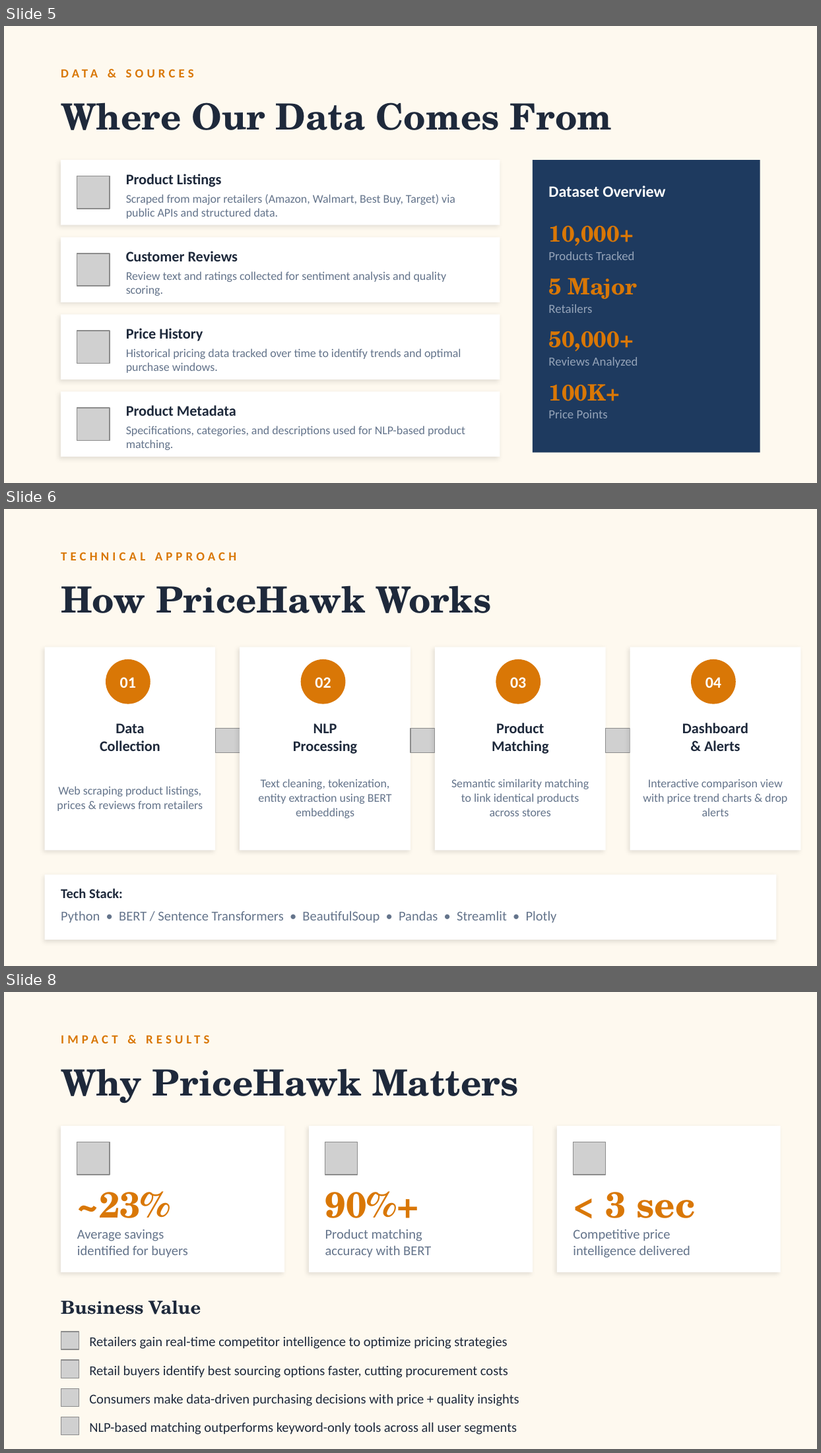
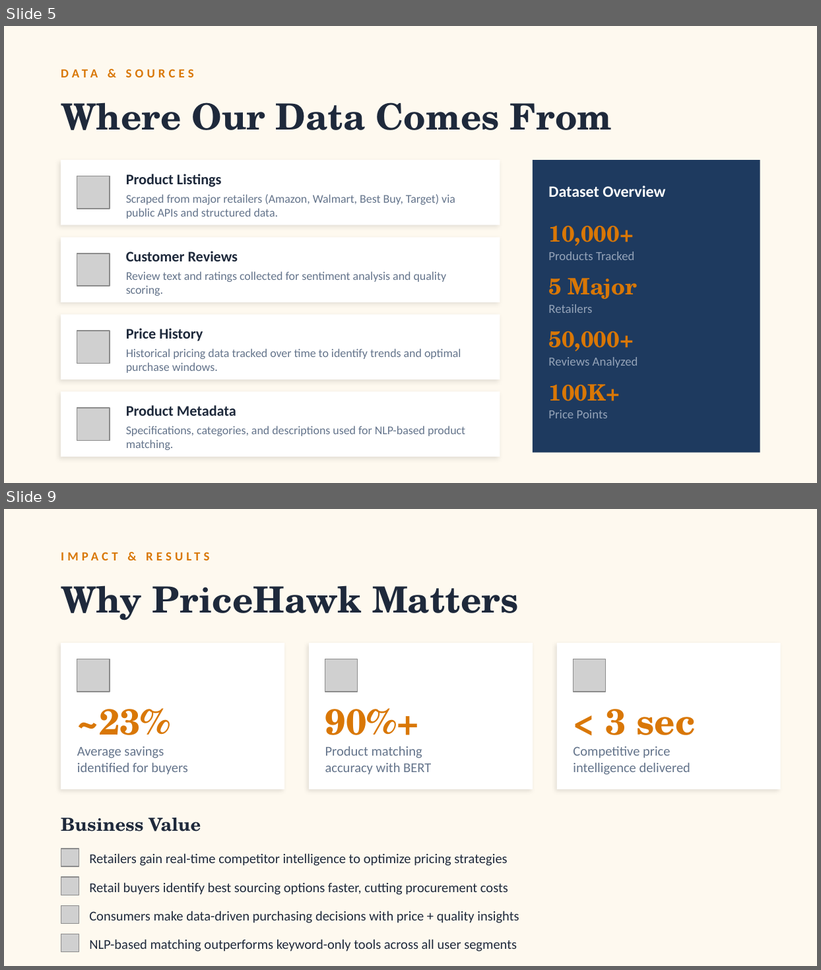
Before and after one commit to 7nova7/PriceWatch, a slide deck: PriceHawk_Presentation.pptx. Shown one above the other, each under a label of ours: slides 5, 6 and 8 before the commit, slides 5 and 9 after it; the slides between them are not shown. The pictures are 821x1453 and 821x970 pixels, drawn with LibreOffice and Linux fonts; fonts in the diff are those of the drawing; grey boxes stand for pictures. Boxes give left, top, right and bottom in pixels: in the first picture for what was removed or moved away, otherwise in the second. Text is boxed around its words. In the diff, an @@ line names an element or a change of style, - is before the commit and + after.

```diff
--- a/PriceHawk_Presentation.pptx
+++ b/PriceHawk_Presentation.pptx
@@ slide 6 removed at box(4, 509, 817, 966), background #FEF9EF @@
@@ text removed at box(61, 552, 236, 560) @@
-TECHNICAL APPROACH
@@ text removed at box(61, 586, 491, 613) @@
-How PriceHawk Works
@@ rectangle removed at box(45, 647, 215, 850) @@
@@ rectangle removed at box(240, 647, 411, 850) @@
@@ rectangle removed at box(435, 647, 606, 850) @@
@@ rectangle removed at box(630, 647, 801, 850) @@
@@ ellipse removed at box(106, 659, 151, 704) @@
@@ ellipse removed at box(301, 659, 345, 704) @@
@@ ellipse removed at box(496, 659, 541, 704) @@
@@ ellipse removed at box(691, 659, 736, 704) @@
@@ text removed at box(120, 677, 136, 688) @@
-01
@@ text removed at box(315, 677, 331, 688) @@
-02
@@ text removed at box(510, 677, 526, 688) @@
-03
@@ text removed at box(706, 677, 721, 688) @@
-04
@@ text removed at box(100, 723, 160, 751) @@
-Data
-Collection
@@ text removed at box(293, 723, 357, 754) @@
-NLP
-Processing
@@ text removed at box(492, 723, 549, 754) @@
-Product
-Matching
@@ text removed at box(682, 723, 748, 751) @@
-Dashboard
-& Alerts
@@ picture removed at box(215, 729, 240, 753) @@
@@ picture removed at box(411, 729, 435, 753) @@
@@ picture removed at box(606, 729, 630, 753) @@
@@ text removed at box(258, 779, 392, 819) @@
-Text cleaning, tokenization, entity extraction using BERT embeddings
@@ text removed at box(451, 779, 589, 817) @@
-Semantic similarity matching to link identical products across stores
@@ text removed at box(643, 780, 787, 817) @@
-Interactive comparison view with price trend charts & drop alerts
@@ text removed at box(57, 786, 203, 811) @@
-Web scraping product listings, prices & reviews from retailers
@@ rectangle removed at box(45, 875, 776, 940) @@
@@ text removed at box(61, 889, 123, 898) @@
-Tech Stack:
@@ text removed at box(61, 912, 557, 923) @@
-Python • BERT / Sentence Transformers • BeautifulSoup • Pandas • Streamlit • Plotly
@@ what was slide 8 is now slide 9 @@
```
Also in this commit, not shown: 1 slide changed, 2 slides added, 2 other files.
